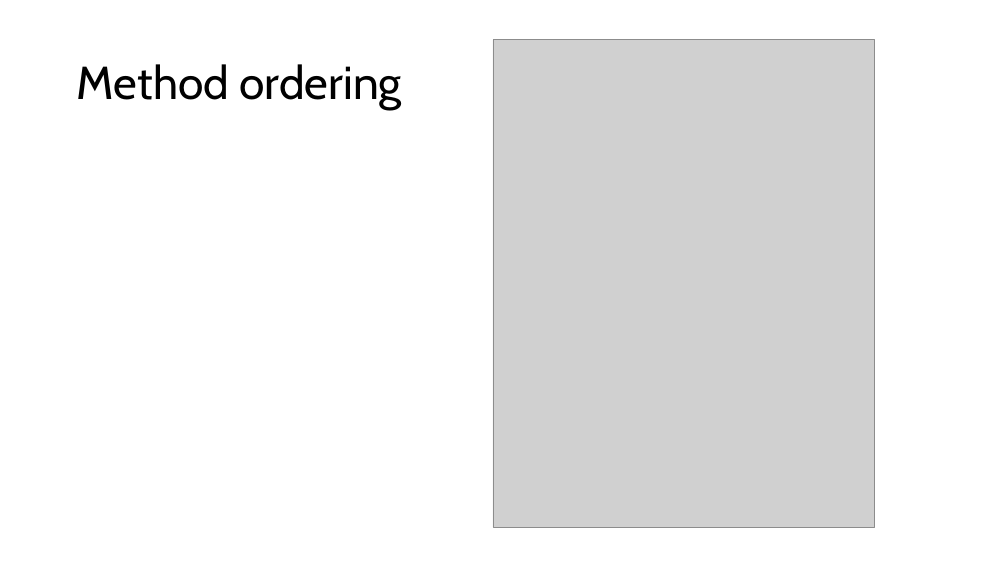
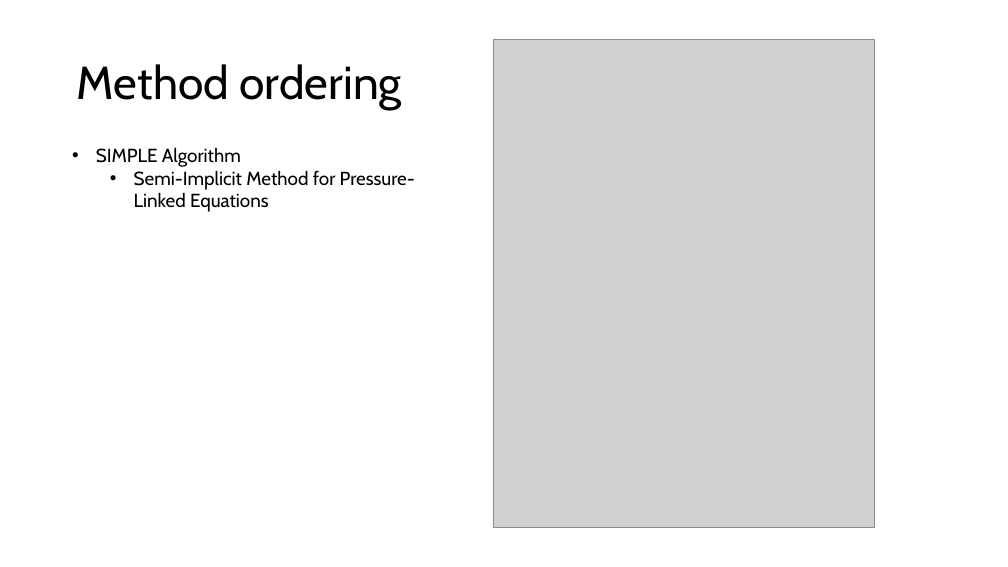
Before and after one commit to lenon714/Silicon-CVD-Sim, a slide deck: slide 3 of Chemical Vapour Deposition Model.pptx. Drawn at 1008x567 pixels with LibreOffice and Linux fonts; fonts in the diff are those of the drawing; grey boxes stand for pictures. Boxes give left, top, right and bottom in pixels: in the first picture for what was removed or moved away, otherwise in the second. Text is boxed around its words. In the diff, an @@ line names an element or a change of style, - is before the commit and + after.

```diff
--- a/Chemical Vapour Deposition Model.pptx
+++ b/Chemical Vapour Deposition Model.pptx
@@ text added at [96, 147, 415, 212], 18 pt, text #000000 @@
+• SIMPLE Algorithm
+  • Semi-Implicit Method for Pressure-Linked Equations
```
Also in this commit, not shown: 8 other files.
